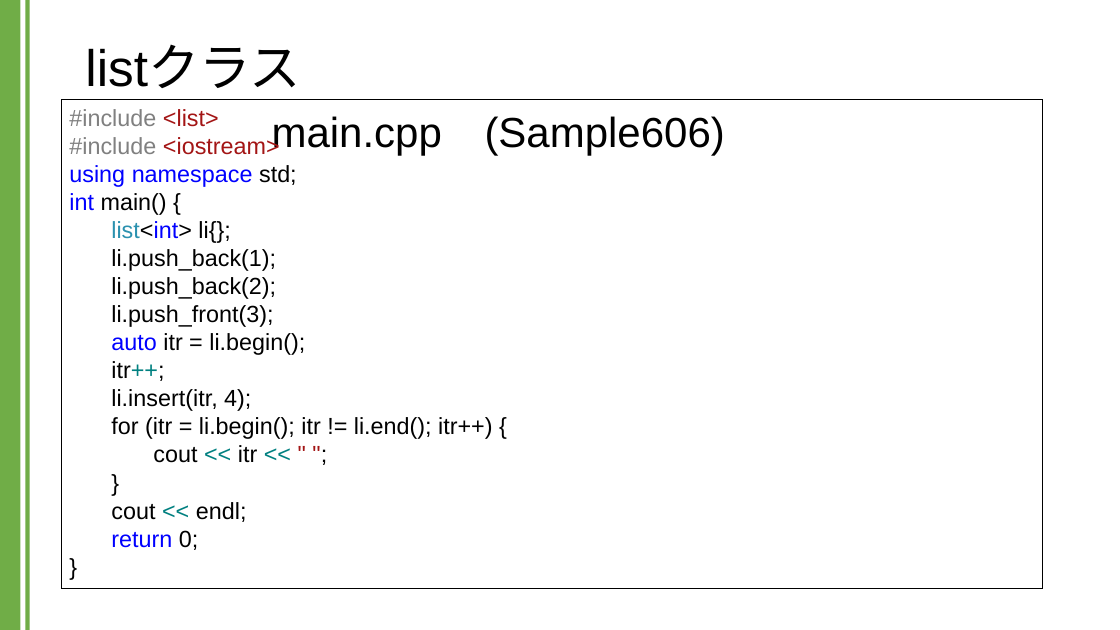
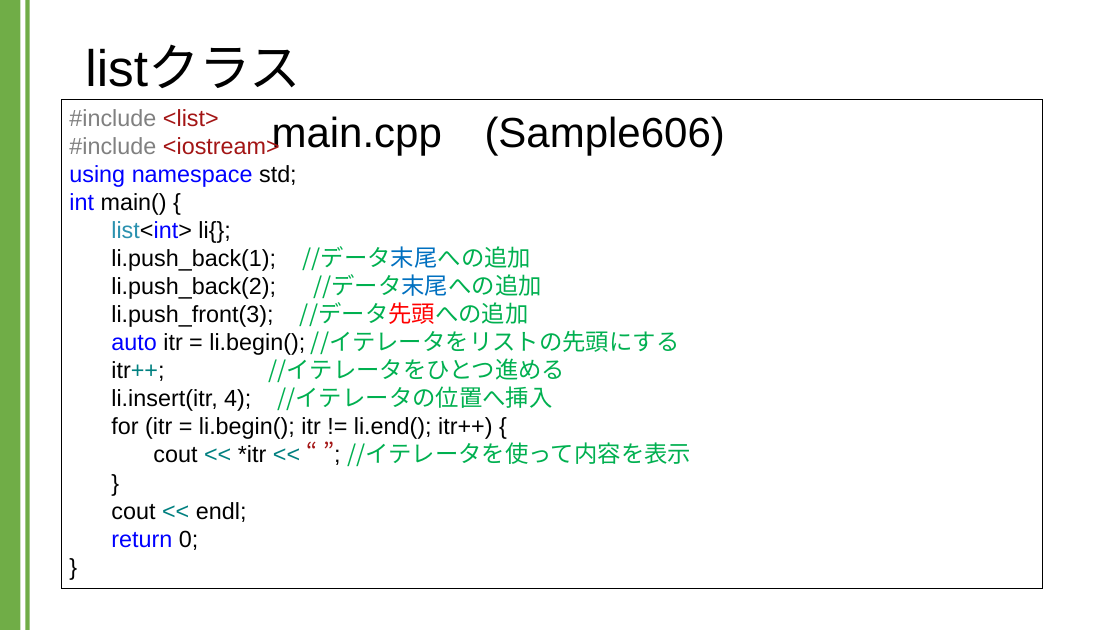
Before and after one commit to kic-murata/cpp2024, a slide deck: slide 7 of 授業資料/講義資料：Listクラス.pptx (slide 4 before the commit). Drawn at 1120x630 pixels with LibreOffice and Linux fonts; fonts in the diff are those of the drawing. Boxes give left, top, right and bottom in pixels: in the first picture for what was removed or moved away, otherwise in the second. Text is boxed around its words. In the diff, an @@ line names an element or a change of style, - is before the commit and + after.

```diff
--- a/授業資料/講義資料：Listクラス.pptx
+++ b/授業資料/講義資料：Listクラス.pptx
@@ text in rectangle at [111, 246, 680, 411]: text changed @@
-li.push_back(1);
-li.push_back(2);
-li.push_front(3);
-auto itr = li.begin();
-itr++;
-li.insert(itr, 4);
+li.push_back(1); //データ末尾への追加
+li.push_back(2); //データ末尾への追加
+li.push_front(3); //データ先頭への追加
+auto itr = li.begin(); //イテレータをリストの先頭にする
+itr++; //イテレータをひとつ進める
+li.insert(itr, 4); //イテレータの位置へ挿入
@@ text in rectangle at [153, 442, 691, 466]: text changed; font Arial to Noto Sans CJK JP; text colour #000000 to #00B050 @@
-cout << itr << " ";
+cout << *itr << “ ”; //イテレータを使って内容を表示
```
Also in this commit, not shown: 1 other slide changed, 9 slides added, 17 slides removed, 1 other file.
